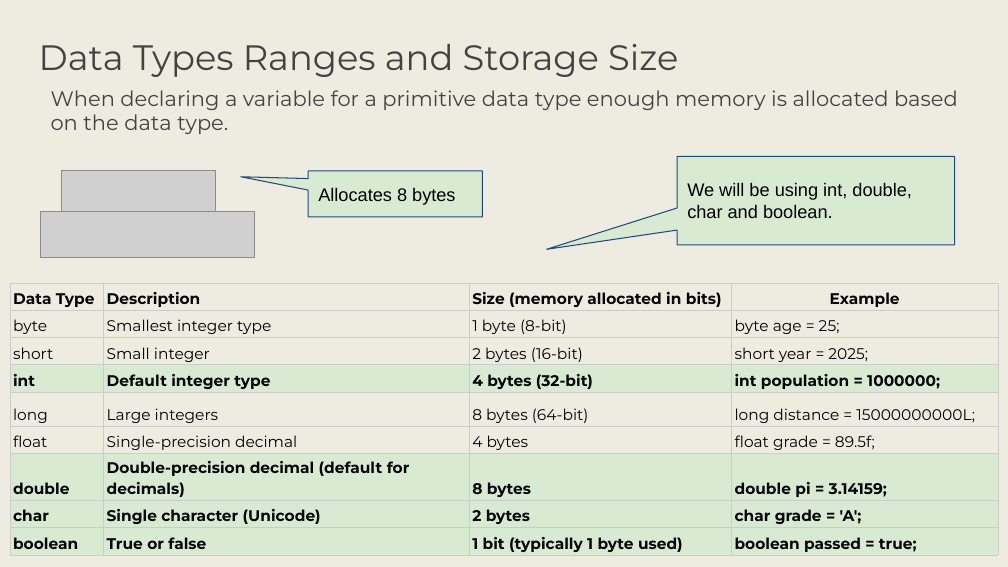
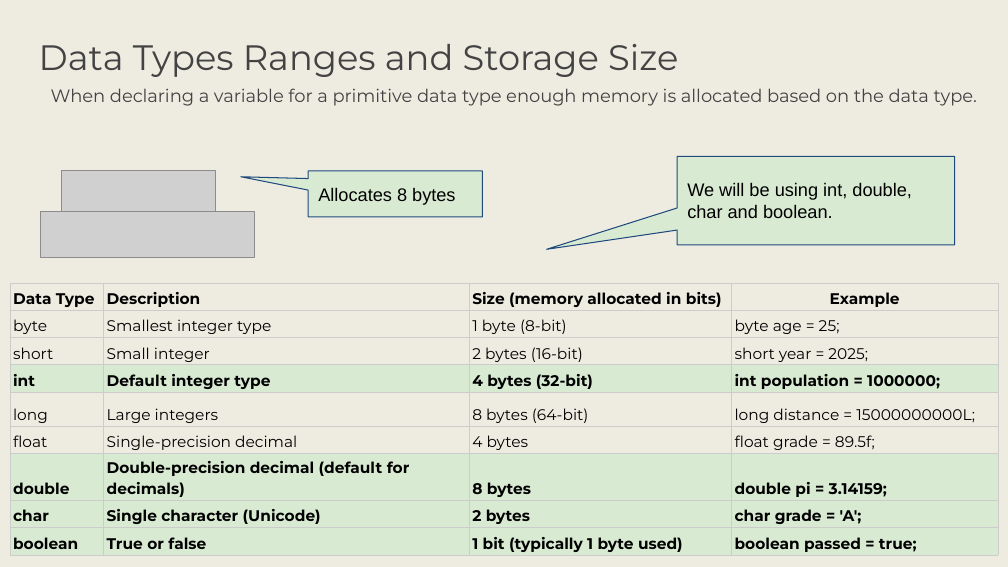
Before and after one commit to ellaevelynn/CSJavaRepos, a slide deck: slide 15 of Class Resources /M01 L02 Language Fundamentals.pptx. Drawn at 1008x567 pixels with LibreOffice and Linux fonts; fonts in the diff are those of the drawing; grey boxes stand for pictures. Boxes give left, top, right and bottom in pixels: in the first picture for what was removed or moved away, otherwise in the second. Text is boxed around its words. In the diff, an @@ line names an element or a change of style, - is before the commit and + after.

```diff
--- a/Class Resources /M01 L02 Language Fundamentals.pptx
+++ b/Class Resources /M01 L02 Language Fundamentals.pptx
@@ text "When declaring a variable for ..." at (x1=51, y1=88, x2=977, y2=106): size 15 to 12.8 pt; line spacing 0.95 to 0.85 @@
```
Also in this commit, not shown: 2 other slides changed, 7 other files.
